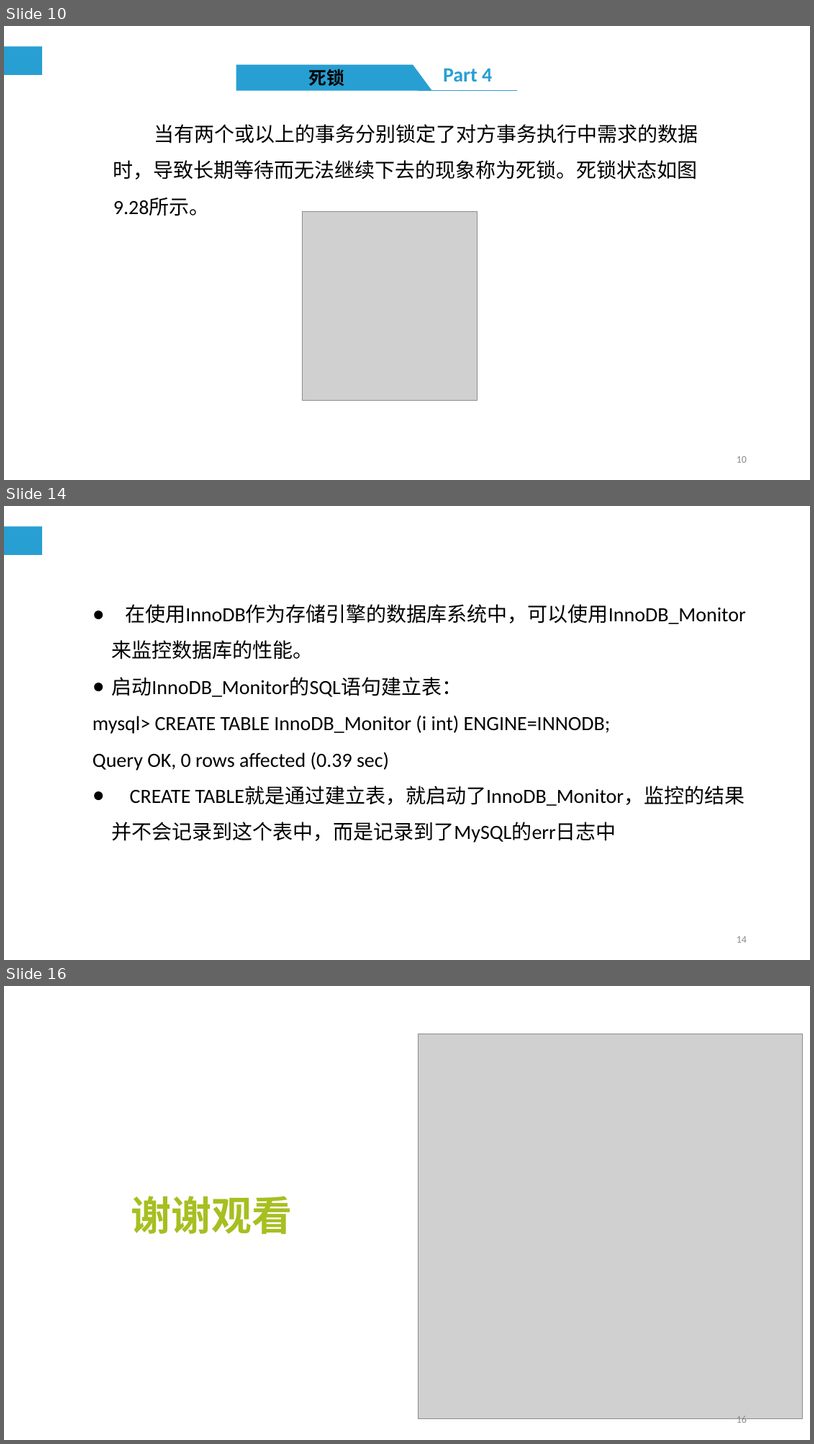
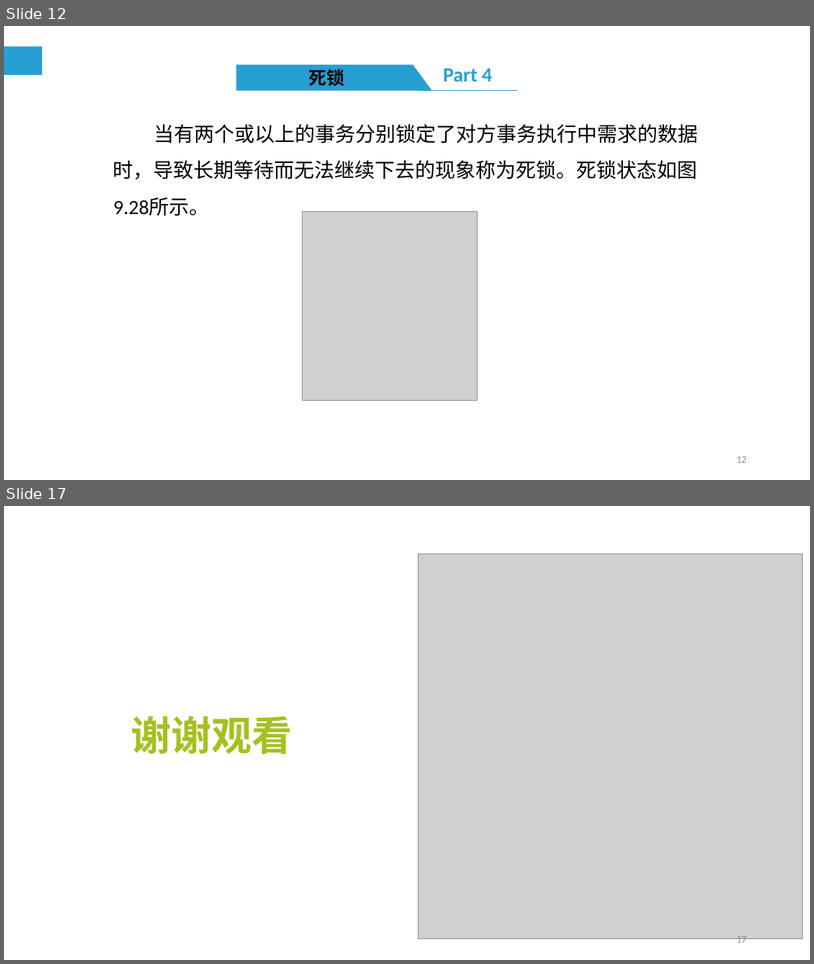
Before and after one commit to cqj726/mysql-s-PPT, a slide deck: PPT/第9章 MySQL编程基础（五）.ppt. Shown one above the other, each under a label of ours: slides 10, 14 and 16 before the commit, slides 12 and 17 after it; the slides between them are not shown. The pictures are 814x1444 and 814x964 pixels, drawn with LibreOffice and Linux fonts; fonts in the diff are those of the drawing; grey boxes stand for pictures. Boxes give left, top, right and bottom in pixels: in the first picture for what was removed or moved away, otherwise in the second. Text is boxed around its words. In the diff, an @@ line names an element or a change of style, - is before the commit and + after.

```diff
--- a/PPT/第9章 MySQL编程基础（五）.ppt
+++ b/PPT/第9章 MySQL编程基础（五）.ppt
@@ slide 14 removed at box(4, 506, 810, 960), background #FFFFFF; not listed: 1 template element that a slide beside it also shows @@
@@ text removed at box(93, 604, 746, 842) @@
-● 在使用InnoDB作为存储引擎的数据库系统中，可以使用InnoDB_Monitor 来监控数据库的性能。
-● 启动InnoDB_Monitor的SQL语句建立表：
-mysql> CREATE TABLE InnoDB_Monitor (i int) ENGINE=INNODB;
-Query OK, 0 rows affected (0.39 sec)
-● CREATE TABLE就是通过建立表，就启动了InnoDB_Monitor，监控的结果并不会记录到这个表中，而是记录到了MySQL的err日志中
@@ page number removed at box(737, 936, 747, 942) @@
-14
@@ what was slide 10 is now slide 12 @@
@@ page number at box(737, 456, 747, 462): text changed @@
-10
+12
@@ what was slide 16 is now slide 17 @@
@@ page number at box(737, 936, 747, 945): text changed @@
-16
+17
```
Also in this commit, not shown: 11 slides changed, 3 slides added, 1 other slide removed, 3 other files.
